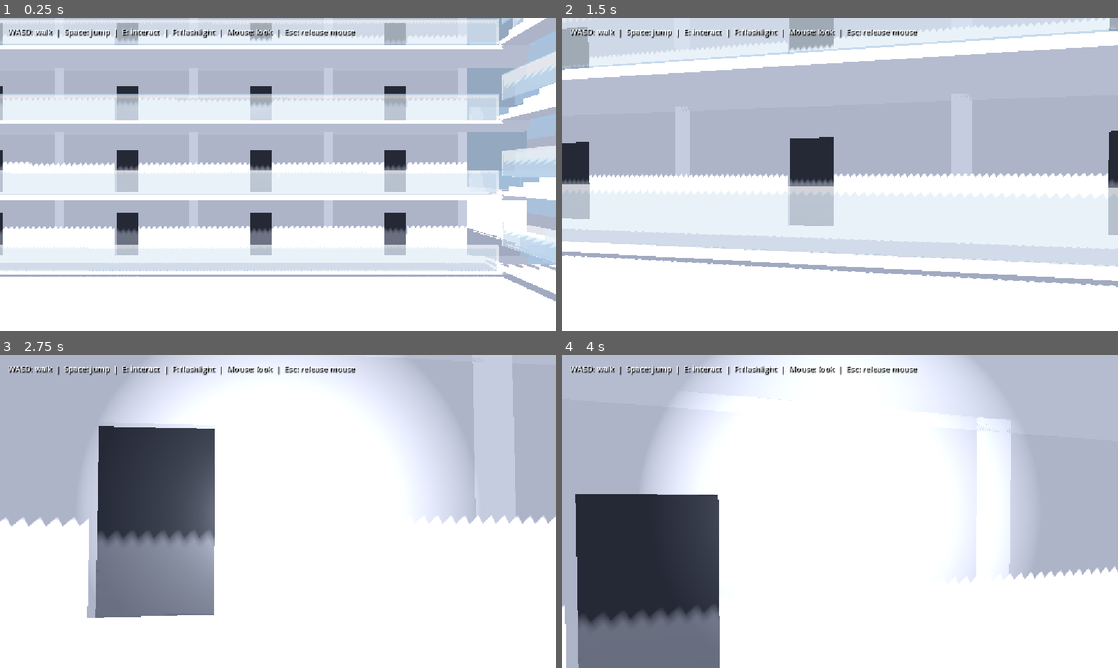
Above: before the commit, frames 1-4 (two rows, left to right).
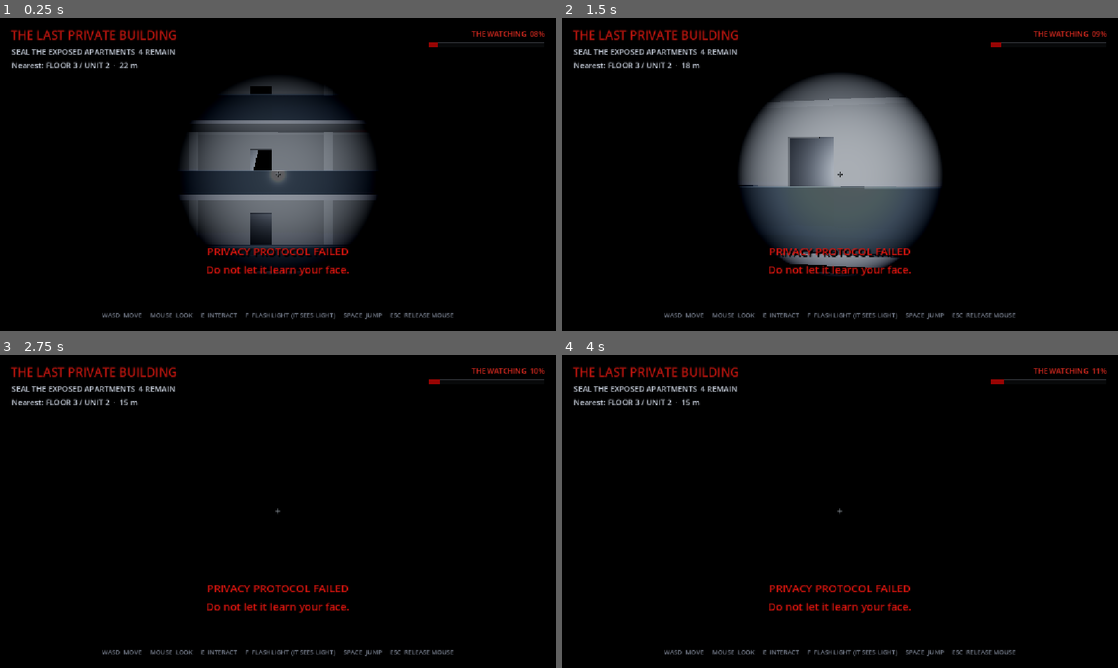
Above: after the commit, the same moments.

Repository: skorotkiewicz/privacy-apartments
Game: Godot game, scene res://main.tscn
Same seed, same stepped clock (60 frames per second), same inputs: the game is played once before the commit and once after it.
Inputs (mouse positions are in pixels of both pictures, inside the frame that each line leads up to):
- Up to frame 1 (0.25 s): no input
- Up to frame 2 (1.5 s): tap Enter (ui_accept) at 0.5, 0.77 s; move the mouse to (867, 174) at 0.52 s; hold W from 0.53 s (still down); tap R at 0.6, 1.35 s; move the mouse to (812, 174) at 1.27 s
- Up to frame 3 (2.75 s): keep holding W; tap Enter (ui_accept) at 1.52 s; move the mouse to (289, 505) at 2.02 s; tap F at 2.1 s; tap R at 2.3 s
- Up to frame 4 (4 s): keep holding W; tap Enter (ui_accept) at 2.75, 3.02, 3.77 s; move the mouse to (834, 517) at 2.77 s; tap E at 2.85 s; tap R at 3.05, 3.6 s; move the mouse to (878, 514) at 3.52 s

The runs differ from the first frame. In frame 1, 100% of the frame differs, in the area x 0-100%, y 0-100%; in frame 2, 99%; in frame 3, 100%; in frame 4, 100%.

Commit message:
Add privacy game loop with watcher and HUD logic

Diff:
--- a/godot/privacy-apartments/explorer.gd
+++ b/godot/privacy-apartments/explorer.gd
@@ -1,4 +1,6 @@
 extends CharacterBody3D
+
+signal privacy_changed(tag: String, is_open: bool)
 
 @export var speed := 6.0
 @export var look_sensitivity := 0.002
@@ -6,6 +8,7 @@
 @onready var camera: Camera3D = $Camera3D
 @onready var flashlight: SpotLight3D = $Camera3D/Flashlight
 @onready var apartments: Node3D = $"../Apartments"
+@onready var prompt: Label = $"../HUD/Prompt"
 
 var use_was_pressed := false
 
@@ -60,19 +63,36 @@
 	velocity.x = direction.x * speed
 	velocity.z = direction.z * speed
 	move_and_slide()
+	_update_prompt()
 
-func _toggle_interactable() -> void:
+func _find_interactable() -> Node3D:
 	var query := PhysicsRayQueryParameters3D.create(camera.global_position, camera.global_position - camera.global_transform.basis.z * 4.0)
 	query.exclude = [get_rid()]
 	var node: Node = get_world_3d().direct_space_state.intersect_ray(query).get("collider")
 	while node:
 		var object_name := str(node.name)
 		if node is MeshInstance3D and (object_name.begins_with("EntranceDoor_") or object_name.begins_with("OpenableWindow_") or object_name.begins_with("Louver_") or object_name.begins_with("LightSwitch") or object_name.begins_with("BlindSwitch_")):
-			break
+			return node as Node3D
 		node = node.get_parent()
-	if not node:
+	return null
+
+func _update_prompt() -> void:
+	var object := _find_interactable()
+	prompt.text = ""
+	if not object:
 		return
-	var object := node as Node3D
+	var object_name := str(object.name)
+	if object_name.begins_with("Louver_") or object_name.begins_with("BlindSwitch_"):
+		prompt.text = "[ E ]  %s PRIVACY SEAL" % ("CLOSE" if object.get_meta("open", false) else "OPEN")
+	elif object_name.begins_with("LightSwitch"):
+		prompt.text = "[ E ]  TOGGLE LIGHT"
+	else:
+		prompt.text = "[ E ]  %s" % ("CLOSE" if object.get_meta("open", false) else "OPEN")
+
+func _toggle_interactable() -> void:
+	var object := _find_interactable()
+	if not object:
+		return
 	if str(object.name).begins_with("Louver_") or str(object.name).begins_with("BlindSwitch_"):
 		_toggle_blinds(object)
 		return
@@ -104,11 +124,15 @@
 		prefix = "Louver_" + prefix.trim_prefix("BlindSwitch_")
 	else:
 		prefix = prefix.substr(0, prefix.rfind("_"))
+	var tag := prefix.trim_prefix("Louver_")
 	var opening: bool = not hit_blind.get_meta("open", false)
-	hit_blind.set_meta("open", opening)
+	var blind_switch := apartments.get_node_or_null(NodePath("BlindSwitch_" + tag))
+	if blind_switch:
+		blind_switch.set_meta("open", opening)
 	for node in apartments.get_children():
 		if node is MeshInstance3D and str(node.name).begins_with(prefix + "_"):
 			var closed_y: float = node.get_meta("closed_y", node.position.y)
 			node.set_meta("closed_y", closed_y)
 			node.set_meta("open", opening)
 			node.create_tween().tween_property(node, "position:y", closed_y + (1.4 if opening else 0.0), 0.25)
+	privacy_changed.emit(tag, opening)
--- /dev/null
+++ b/godot/privacy-apartments/game.gd
@@ -0,0 +1,240 @@
+extends Node3D
+
+const STARTING_BREACHES: Array[String] = [
+	"F00_U00",
+	"F01_U03",
+	"F02_U01",
+	"F03_U02",
+]
+const MAX_ATTENTION := 100.0
+
+@onready var player: Node3D = $Player
+@onready var camera: Camera3D = $Player/Camera3D
+@onready var flashlight: SpotLight3D = $Player/Camera3D/Flashlight
+@onready var apartments: Node3D = $Apartments
+@onready var objective: Label = $HUD/Objective
+@onready var threat: ProgressBar = $HUD/Threat
+@onready var threat_value: Label = $HUD/ThreatValue
+@onready var message: Label = $HUD/Message
+@onready var ending: ColorRect = $HUD/Ending
+@onready var ending_text: Label = $HUD/Ending/Text
+@onready var drone: AudioStreamPlayer = $Drone
+
+var breaches: Array[String] = []
+var attention := 8.0
+var watcher: Node3D
+var watcher_tag := ""
+var move_wait := 0.0
+var gaze_warning_wait := 0.0
+var game_over := false
+var message_tween: Tween
+var drone_playback: AudioStreamGeneratorPlayback
+var drone_time := 0.0
+
+func _ready() -> void:
+	player.connect("privacy_changed", _on_privacy_changed)
+	for tag in STARTING_BREACHES:
+		if _set_privacy(tag, true):
+			breaches.append(tag)
+	assert(breaches.size() == STARTING_BREACHES.size(), "Expected privacy controls are missing from the model")
+	watcher = _make_watcher()
+	apartments.add_child(watcher)
+	_move_watcher()
+	drone.play()
+	drone_playback = drone.get_stream_playback() as AudioStreamGeneratorPlayback
+	_say("PRIVACY PROTOCOL FAILED\nDo not let it learn your face.", 4.0)
+	_update_hud()
+
+func _process(delta: float) -> void:
+	_fill_drone()
+	if game_over:
+		return
+
+	move_wait -= delta
+	gaze_warning_wait -= delta
+	if move_wait <= 0.0:
+		_move_watcher()
+		move_wait = 4.0
+
+	watcher.look_at(player.global_position, Vector3.UP)
+	var gazing := _is_gazing_at_watcher()
+	attention += delta * (0.18 + breaches.size() * 0.13 + (0.12 if flashlight.visible else 0.0))
+	if gazing:
+		attention += delta * 7.5
+		if gaze_warning_wait <= 0.0:
+			_say("LOOK AWAY", 0.7)
+			gaze_warning_wait = 1.8
+	if player.global_position.distance_to(watcher.global_position) < 3.0:
+		attention += delta * 4.0
+
+	var now := Time.get_ticks_msec() * 0.001
+	var flicker := attention > 55.0 and sin(now * 31.0) + sin(now * 17.0) > 1.72
+	flashlight.light_energy = 0.35 if flicker else 6.5
+	for tag in breaches:
+		var alarm := apartments.get_node_or_null(NodePath("LampLight_" + tag)) as OmniLight3D
+		if alarm:
+			alarm.light_energy = 1.7 + sin(now * 7.0 + tag.hash()) * 0.45
+
+	if attention >= MAX_ATTENTION:
+		_finish(false)
+	_update_hud()
+
+func _unhandled_input(event: InputEvent) -> void:
+	if game_over and event is InputEventKey and event.physical_keycode == KEY_R and event.pressed:
+		get_tree().reload_current_scene()
+
+func _on_privacy_changed(tag: String, is_open: bool) -> void:
+	if game_over:
+		return
+	if is_open:
+		if tag not in breaches:
+			breaches.append(tag)
+		_say("A NEW SIGHTLINE OPENED", 1.4)
+	else:
+		breaches.erase(tag)
+		attention = maxf(0.0, attention - 14.0)
+		_say("SIGHTLINE SEVERED", 1.2)
+	_set_alarm(tag, is_open)
+	if breaches.is_empty():
+		_finish(true)
+	elif watcher_tag == tag:
+		_move_watcher()
+	_update_hud()
+
+func _set_privacy(tag: String, is_open: bool) -> bool:
+	var blind_switch := apartments.get_node_or_null(NodePath("BlindSwitch_" + tag)) as Node3D
+	if not blind_switch:
+		return false
+	blind_switch.set_meta("open", is_open)
+	var prefix := "Louver_" + tag + "_"
+	for child in apartments.get_children():
+		if child is MeshInstance3D and str(child.name).begins_with(prefix):
+			var closed_y: float = child.get_meta("closed_y", child.position.y)
+			child.set_meta("closed_y", closed_y)
+			child.set_meta("open", is_open)
+			child.position.y = closed_y + (1.4 if is_open else 0.0)
+	_set_alarm(tag, is_open)
+	return true
+
+func _set_alarm(tag: String, enabled: bool) -> void:
+	var alarm := apartments.get_node_or_null(NodePath("LampLight_" + tag)) as OmniLight3D
+	var bulb := apartments.get_node_or_null(NodePath("LampBulb_" + tag)) as MeshInstance3D
+	if alarm:
+		alarm.visible = enabled
+		alarm.light_color = Color(0.75, 0.025, 0.015)
+		alarm.light_energy = 1.8
+		alarm.omni_range = 7.0
+	if bulb:
+		bulb.visible = enabled
+
+func _move_watcher() -> void:
+	var nearest := _nearest_breach()
+	if nearest.is_empty():
+		return
+	var blind_switch := apartments.get_node(NodePath("BlindSwitch_" + nearest)) as Node3D
+	var changed_rooms := watcher_tag != nearest and not watcher_tag.is_empty()
+	watcher_tag = nearest
+	watcher.position = Vector3(blind_switch.position.x - 2.97, blind_switch.position.y, blind_switch.position.z + 1.45)
+	if changed_rooms:
+		_say("SOMETHING MOVED BEHIND THE GLASS", 1.2)
+
+func _nearest_breach() -> String:
+	var nearest := ""
+	var nearest_distance := INF
+	for tag in breaches:
+		var blind_switch := apartments.get_node_or_null(NodePath("BlindSwitch_" + tag)) as Node3D
+		if blind_switch:
+			var distance: float = player.global_position.distance_to(blind_switch.global_position)
+			if distance < nearest_distance:
+				nearest = tag
+				nearest_distance = distance
+	return nearest
+
+func _is_gazing_at_watcher() -> bool:
+	var offset := watcher.global_position + Vector3.UP * 0.45 - camera.global_position
+	return offset.length() < 12.0 and (-camera.global_transform.basis.z).dot(offset.normalized()) > 0.955
+
+func _update_hud() -> void:
+	threat.value = attention
+	threat_value.text = "THE WATCHING  %02d%%" % mini(99, int(attention))
+	var nearest := _nearest_breach()
+	if nearest.is_empty():
+		objective.text = "PRIVACY RESTORED"
+		return
+	var target := apartments.get_node(NodePath("BlindSwitch_" + nearest)) as Node3D
+	var distance: float = player.global_position.distance_to(target.global_position)
+	objective.text = "SEAL THE EXPOSED APARTMENTS  %d REMAIN\nNearest: %s  ·  %.0f m" % [breaches.size(), _describe_tag(nearest), distance]
+
+func _describe_tag(tag: String) -> String:
+	var parts := tag.split("_")
+	return "FLOOR %d / UNIT %d" % [str(parts[0]).trim_prefix("F").to_int() + 1, str(parts[1]).trim_prefix("U").to_int() + 1]
+
+func _finish(won: bool) -> void:
+	game_over = true
+	player.process_mode = Node.PROCESS_MODE_DISABLED
+	Input.mouse_mode = Input.MOUSE_MODE_VISIBLE
+	ending.visible = true
+	ending_text.text = ("NO ONE CAN SEE IN.\n\nPRIVACY RESTORED" if won else "IT KNOWS YOUR FACE.\n\nTHE WATCHING IS INSIDE") + "\n\nR  —  TRY AGAIN"
+	if won:
+		watcher.visible = false
+
+func _say(text: String, hold: float) -> void:
+	if message_tween:
+		message_tween.kill()
+	message.text = text
+	message.modulate.a = 1.0
+	message_tween = create_tween()
+	message_tween.tween_interval(hold)
+	message_tween.tween_property(message, "modulate:a", 0.0, 0.6)
+
+func _make_watcher() -> Node3D:
+	var root := Node3D.new()
+	root.name = "TheWatching"
+
+	var shadow := StandardMaterial3D.new()
+	shadow.albedo_color = Color(0.001, 0.001, 0.002)
+	shadow.roughness = 1.0
+	var body := MeshInstance3D.new()
+	var body_mesh := CapsuleMesh.new()
+	body_mesh.radius = 0.28
+	body_mesh.height = 2.45
+	body.mesh = body_mesh
+	body.material_override = shadow
+	root.add_child(body)
+
+	var head := MeshInstance3D.new()
+	var head_mesh := SphereMesh.new()
+	head_mesh.radius = 0.27
+	head_mesh.height = 0.72
+	head.mesh = head_mesh
+	head.position.y = 0.95
+	head.material_override = shadow
+	root.add_child(head)
+
+	var glow := StandardMaterial3D.new()
+	glow.shading_mode = BaseMaterial3D.SHADING_MODE_UNSHADED
+	glow.albedo_color = Color(0.8, 0.01, 0.005)
+	glow.emission_enabled = true
+	glow.emission = Color(1.0, 0.005, 0.0)
+	glow.emission_energy_multiplier = 5.0
+	for x in [-0.10, 0.10]:
+		var eye := MeshInstance3D.new()
+		var eye_mesh := SphereMesh.new()
+		eye_mesh.radius = 0.045
+		eye_mesh.height = 0.09
+		eye.mesh = eye_mesh
+		eye.position = Vector3(x, 1.02, -0.25)
+		eye.material_override = glow
+		root.add_child(eye)
+	return root
+
+func _fill_drone() -> void:
+	if not drone_playback:
+		return
+	var generator := drone.stream as AudioStreamGenerator
+	var sample_step := 1.0 / generator.mix_rate
+	for frame in range(drone_playback.get_frames_available()):
+		var pulse := sin(drone_time * TAU * 43.0) * 0.055 + sin(drone_time * TAU * 47.0) * 0.035
+		var tremolo := 0.65 + sin(drone_time * TAU * 0.23) * 0.2
+		drone_playback.push_frame(Vector2.ONE * pulse * tremolo)
+		drone_time = fmod(drone_time + sample_step, 60.0)
--- a/godot/privacy-apartments/main.tscn
+++ b/godot/privacy-apartments/main.tscn
@@ -1,7 +1,8 @@
-[gd_scene format=3 uid="uid://dn2swo7fgvmud"]
+[gd_scene load_steps=8 format=3 uid="uid://dn2swo7fgvmud"]
 
 [ext_resource type="PackedScene" uid="uid://cy3gsbq86e6an" path="res://assets/privacy_apartments.glb" id="1_model"]
 [ext_resource type="Script" uid="uid://bnn8g2d8t5bg6" path="res://explorer.gd" id="2_controller"]
+[ext_resource type="Script" path="res://game.gd" id="3_game"]
 
 [sub_resource type="CapsuleShape3D" id="Capsule_player"]
 radius = 0.35
@@ -9,13 +10,44 @@
 
 [sub_resource type="Environment" id="Environment_main"]
 background_mode = 1
-background_color = Color(0.58, 0.66, 0.75, 1)
+background_color = Color(0.0015, 0.003, 0.008, 1)
 ambient_light_source = 3
-ambient_light_color = Color(0.8, 0.85, 1, 1)
-ambient_light_energy = 0.7
+ambient_light_color = Color(0.055, 0.075, 0.12, 1)
+ambient_light_energy = 0.055
 tonemap_mode = 2
+fog_enabled = true
+fog_light_color = Color(0.035, 0.05, 0.08, 1)
+fog_light_energy = 0.12
+fog_density = 0.018
+fog_sky_affect = 0.08
+volumetric_fog_enabled = true
+volumetric_fog_density = 0.022
+volumetric_fog_albedo = Color(0.16, 0.2, 0.28, 1)
+volumetric_fog_emission = Color(0.002, 0.003, 0.008, 1)
+volumetric_fog_length = 38.0
+volumetric_fog_ambient_inject = 0.12
+adjustment_enabled = true
+adjustment_brightness = 0.72
+adjustment_contrast = 1.18
+adjustment_saturation = 0.58
+
+[sub_resource type="StyleBoxFlat" id="StyleBox_threat_bg"]
+bg_color = Color(0.035, 0.038, 0.045, 0.92)
+border_width_left = 1
+border_width_top = 1
+border_width_right = 1
+border_width_bottom = 1
+border_color = Color(0.24, 0.25, 0.28, 1)
+
+[sub_resource type="StyleBoxFlat" id="StyleBox_threat_fill"]
+bg_color = Color(0.63, 0.015, 0.012, 0.95)
+
+[sub_resource type="AudioStreamGenerator" id="AudioStreamGenerator_drone"]
+buffer_length = 0.25
+mix_rate = 11025.0
 
 [node name="ApartmentExplorer" type="Node3D" unique_id=350391128]
+script = ExtResource("3_game")
 
 [node name="Player" type="CharacterBody3D" parent="." unique_id=677719311]
 transform = Transform3D(1, 0, 0, 0, 1, 0, 0, 0, 1, 0, 0, 14)
@@ -30,10 +62,14 @@
 current = true
 
 [node name="Flashlight" type="SpotLight3D" parent="Player/Camera3D" unique_id=1095231395]
-visible = false
-light_energy = 0.5
+light_color = Color(0.72, 0.79, 0.9, 1)
+light_energy = 6.5
 shadow_enabled = true
-spot_range = 10.0
+spot_range = 17.0
+spot_attenuation = 0.72
+spot_angle = 27.0
+spot_angle_attenuation = 0.8
+volumetric_fog_energy = 0.55
 
 [node name="WorldEnvironment" type="WorldEnvironment" parent="." unique_id=380207859]
 environment = SubResource("Environment_main")
@@ -41,29 +77,173 @@
 [node name="Apartments" parent="." unique_id=1280652106 instance=ExtResource("1_model")]
 transform = Transform3D(1, 0, 0, 0, 1, 0, 0, 0, 1, -4.3534174, -2.9343872, -2.0345364)
 
-[node name="Sun" type="DirectionalLight3D" parent="." unique_id=1609323871]
+[node name="Moon" type="DirectionalLight3D" parent="." unique_id=1609323871]
 transform = Transform3D(0.87524134, -0.43968296, -0.20157263, 0.41709334, 0.4750549, 0.77482647, -0.24491993, -0.7622348, 0.59917647, -1.929779, 54.87082, 0.61550903)
-light_energy = 1.5
+light_color = Color(0.18, 0.25, 0.42, 1)
+light_energy = 0.045
 shadow_enabled = true
-
-[node name="Controls" type="Label" parent="." unique_id=1685365573]
-offset_left = 16.0
-offset_top = 16.0
-theme_override_colors/font_color = Color(1, 1, 1, 1)
-theme_override_colors/font_shadow_color = Color(0, 0, 0, 1)
-theme_override_constants/shadow_offset_x = 2
-theme_override_constants/shadow_offset_y = 2
-text = "WASD: walk  |  Space: jump  |  E: interact  |  F: flashlight  |  Mouse: look  |  Esc: release mouse"
-
-[node name="Crosshair" type="Label" parent="." unique_id=1949088582]
+directional_shadow_max_distance = 55.0
+
+[node name="Drone" type="AudioStreamPlayer" parent="."]
+stream = SubResource("AudioStreamGenerator_drone")
+volume_db = -18.0
+
+[node name="HUD" type="CanvasLayer" parent="."]
+
+[node name="Title" type="Label" parent="HUD"]
+offset_left = 22.0
+offset_top = 18.0
+offset_right = 430.0
+offset_bottom = 52.0
+theme_override_colors/font_color = Color(0.72, 0.08, 0.055, 1)
+theme_override_colors/font_shadow_color = Color(0, 0, 0, 1)
+theme_override_constants/shadow_offset_x = 2
+theme_override_constants/shadow_offset_y = 2
+theme_override_font_sizes/font_size = 25
+text = "THE LAST PRIVATE BUILDING"
+
+[node name="Objective" type="Label" parent="HUD"]
+offset_left = 24.0
+offset_top = 58.0
+offset_right = 620.0
+offset_bottom = 112.0
+theme_override_colors/font_color = Color(0.78, 0.81, 0.86, 1)
+theme_override_colors/font_shadow_color = Color(0, 0, 0, 1)
+theme_override_constants/line_spacing = 5
+theme_override_constants/shadow_offset_x = 2
+theme_override_constants/shadow_offset_y = 2
+theme_override_font_sizes/font_size = 16
+text = "SEAL THE EXPOSED APARTMENTS"
+
+[node name="ThreatValue" type="Label" parent="HUD"]
+anchors_preset = 1
+anchor_left = 1.0
+anchor_right = 1.0
+offset_left = -264.0
+offset_top = 22.0
+offset_right = -24.0
+offset_bottom = 46.0
+grow_horizontal = 0
+theme_override_colors/font_color = Color(0.83, 0.16, 0.12, 1)
+theme_override_colors/font_shadow_color = Color(0, 0, 0, 1)
+theme_override_constants/shadow_offset_x = 2
+theme_override_constants/shadow_offset_y = 2
+theme_override_font_sizes/font_size = 15
+text = "THE WATCHING  08%"
+horizontal_alignment = 2
+
+[node name="Threat" type="ProgressBar" parent="HUD"]
+anchors_preset = 1
+anchor_left = 1.0
+anchor_right = 1.0
+offset_left = -264.0
+offset_top = 50.0
+offset_right = -24.0
+offset_bottom = 61.0
+grow_horizontal = 0
+theme_override_styles/background = SubResource("StyleBox_threat_bg")
+theme_override_styles/fill = SubResource("StyleBox_threat_fill")
+value = 8.0
+show_percentage = false
+
+[node name="Crosshair" type="Label" parent="HUD"]
 anchors_preset = 8
 anchor_left = 0.5
 anchor_top = 0.5
 anchor_right = 0.5
 anchor_bottom = 0.5
-offset_left = -4.0
-offset_top = -10.0
-offset_right = 4.0
-offset_bottom = 10.0
+offset_left = -10.0
+offset_top = -17.0
+offset_right = 10.0
+offset_bottom = 17.0
+grow_horizontal = 2
+grow_vertical = 2
+theme_override_colors/font_color = Color(0.72, 0.76, 0.8, 0.72)
+theme_override_colors/font_shadow_color = Color(0, 0, 0, 1)
+theme_override_font_sizes/font_size = 22
 text = "+"
 horizontal_alignment = 1
+
+[node name="Prompt" type="Label" parent="HUD"]
+anchors_preset = 8
+anchor_left = 0.5
+anchor_top = 0.5
+anchor_right = 0.5
+anchor_bottom = 0.5
+offset_left = -220.0
+offset_top = 35.0
+offset_right = 220.0
+offset_bottom = 65.0
+grow_horizontal = 2
+grow_vertical = 2
+theme_override_colors/font_color = Color(0.84, 0.84, 0.76, 1)
+theme_override_colors/font_shadow_color = Color(0, 0, 0, 1)
+theme_override_constants/shadow_offset_x = 2
+theme_override_constants/shadow_offset_y = 2
+theme_override_font_sizes/font_size = 16
+horizontal_alignment = 1
+
+[node name="Message" type="Label" parent="HUD"]
+anchors_preset = 12
+anchor_top = 1.0
+anchor_right = 1.0
+anchor_bottom = 1.0
+offset_left = 180.0
+offset_top = -172.0
+offset_right = -180.0
+offset_bottom = -112.0
+grow_horizontal = 2
+grow_vertical = 0
+theme_override_colors/font_color = Color(0.84, 0.08, 0.055, 1)
+theme_override_colors/font_shadow_color = Color(0, 0, 0, 1)
+theme_override_constants/line_spacing = 7
+theme_override_constants/shadow_offset_x = 3
+theme_override_constants/shadow_offset_y = 3
+theme_override_font_sizes/font_size = 22
+horizontal_alignment = 1
+vertical_alignment = 1
+
+[node name="Controls" type="Label" parent="HUD"]
+anchors_preset = 12
+anchor_top = 1.0
+anchor_right = 1.0
+anchor_bottom = 1.0
+offset_left = 20.0
+offset_top = -42.0
+offset_right = -20.0
+offset_bottom = -14.0
+grow_horizontal = 2
+grow_vertical = 0
+theme_override_colors/font_color = Color(0.48, 0.51, 0.57, 1)
+theme_override_colors/font_shadow_color = Color(0, 0, 0, 1)
+theme_override_constants/shadow_offset_x = 2
+theme_override_constants/shadow_offset_y = 2
+theme_override_font_sizes/font_size = 13
+text = "WASD  MOVE     MOUSE  LOOK     E  INTERACT     F  FLASHLIGHT (IT SEES LIGHT)     SPACE  JUMP     ESC  RELEASE MOUSE"
+horizontal_alignment = 1
+
+[node name="Ending" type="ColorRect" parent="HUD"]
+visible = false
+anchors_preset = 15
+anchor_right = 1.0
+anchor_bottom = 1.0
+grow_horizontal = 2
+grow_vertical = 2
+mouse_filter = 2
+color = Color(0.002, 0.003, 0.006, 0.94)
+
+[node name="Text" type="Label" parent="HUD/Ending"]
+layout_mode = 1
+anchors_preset = 15
+anchor_right = 1.0
+anchor_bottom = 1.0
+grow_horizontal = 2
+grow_vertical = 2
+theme_override_colors/font_color = Color(0.72, 0.08, 0.055, 1)
+theme_override_colors/font_shadow_color = Color(0, 0, 0, 1)
+theme_override_constants/line_spacing = 12
+theme_override_constants/shadow_offset_x = 3
+theme_override_constants/shadow_offset_y = 3
+theme_override_font_sizes/font_size = 30
+horizontal_alignment = 1
+vertical_alignment = 1
Not shown, added: godot/privacy-apartments/game.gd.uid
